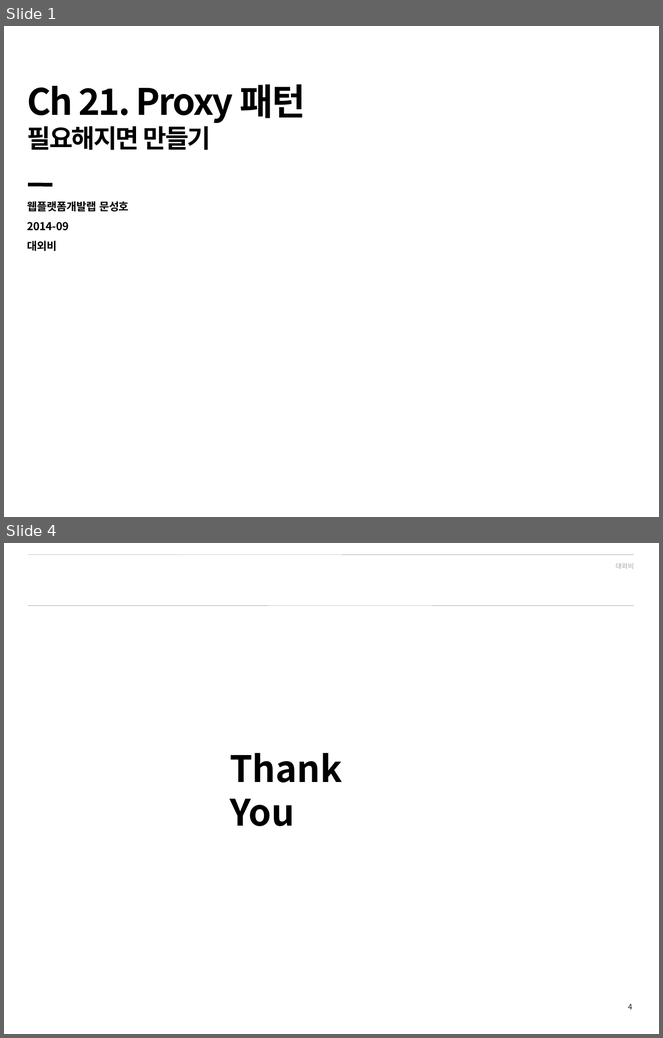
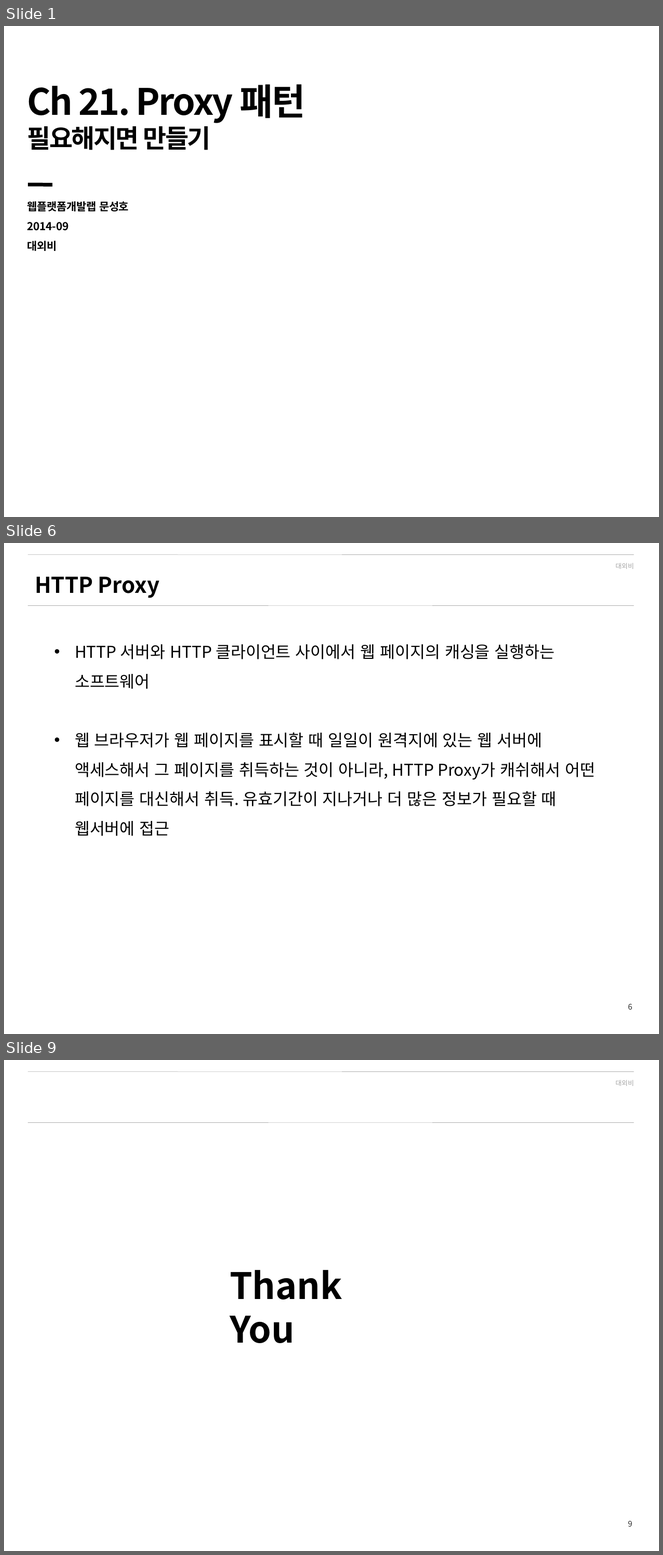
Before and after one commit to shyr/designpattern, a slide deck: src/_ppt/ch21.pptx. Shown one above the other, each under a label of ours: slides 1 and 4 before the commit, slides 1, 6 and 9 after it; the slides between them are not shown. The pictures are 663x1038 and 663x1555 pixels, drawn with LibreOffice and Linux fonts; fonts in the diff are those of the drawing; background and template pictures are left out. Boxes give left, top, right and bottom in pixels: in the first picture for what was removed or moved away, otherwise in the second. Text is boxed around its words. In the diff, an @@ line names an element or a change of style, - is before the commit and + after.

```diff
--- a/src/_ppt/ch21.pptx
+++ b/src/_ppt/ch21.pptx
@@ slide 6 added at [4,543,659,1034], background #FFFFFF; not listed: 4 template elements that a slide beside it also shows @@
@@ text added at [35,577,159,598], 24 pt, text #000000, bold @@
+HTTP Proxy
@@ text added at [75,644,595,836], 18 pt, text #000000 @@
+• HTTP 서버와 HTTP 클라이언트 사이에서 웹 페이지의 캐싱을 실행하는 소프트웨어
+• 웹 브라우저가 웹 페이지를 표시할 때 일일이 원격지에 있는 웹 서버에 액세스해서 그 페이지를 취득하는 것이 아니라, HTTP Proxy가 캐쉬해서 어떤 페이지를 대신해서 취득. 유효기간이 지나거나 더 많은 정보가 필요할 때 웹서버에 접근
@@ what was slide 4 is now slide 9 @@
@@ page number at [628,1521,632,1527]: text changed @@
-4
+9
```
Also in this commit, not shown: 6 other slides added, 2 slides removed, 3 other files.
